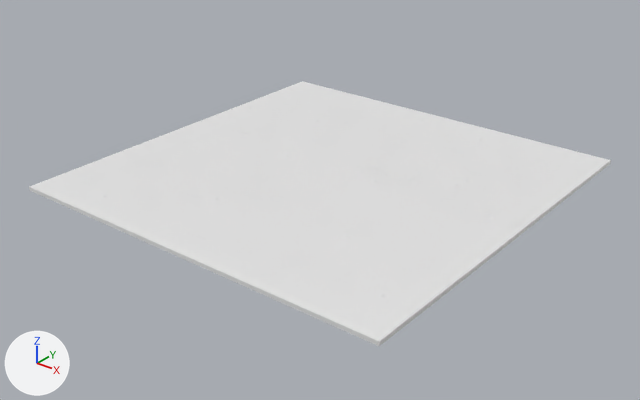
The FBX model Assets/Art/Models/SH10_L07_Floor.fbx as it was, and as the next commit left it.
Rendered twice from a 50 mm lens placed at (24.1, -30.9, 17.5), pointed at (0.3, -1.1, -1.0). Lighting does not change. The marker at lower left points along +X, +Y and +Z. The picture after the commit comes second.

Names of what the first picture shows: 'SH10_L07_Floor'.
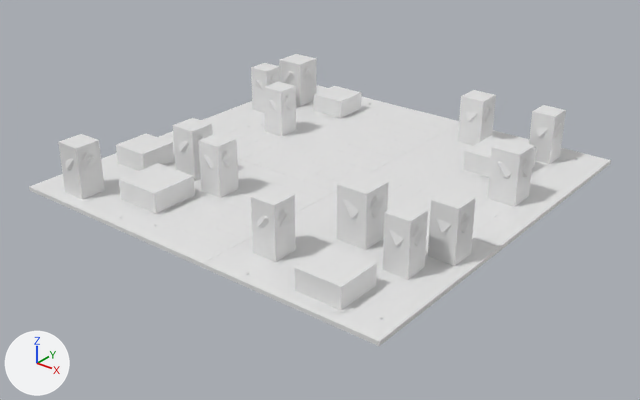
Boxes [x1, y1, x2, y2] around the edits, measured in the pictures (640 x 400 px):
'SH10_L07_Floor_Blockers', added: after [58, 54, 566, 310]
'SH10_L07_Floor_Obstacles', added: after [65, 67, 562, 313]
    faces in mat_sh10_l07_floor_leaves (white #e7e7e7): [65, 75, 562, 233]
    faces in mat_sh10_l07_floor_leaves2 (white #e7e7e7): [257, 67, 492, 246]
    faces in mat_sh10_l07_floor_wetsand (white #e7e7e7): [123, 107, 540, 313]
    faces in mat_sh10_l07_floor_shallow (white #e7e7e7): [121, 111, 535, 305]

Edits to the bpy script that builds the scene:
```text
Add mat_sh10_l07_floor_blocker:
    mat_sh10_l07_floor_blocker = principled_material('SH10_L07_Floor_Blocker')
    mat_sh10_l07_floor_blocker.base_color = (0.8, 0.8, 0.8)  # white #e7e7e7
Add mat_sh10_l07_floor_leaves:
    mat_sh10_l07_floor_leaves = principled_material('SH10_L07_Floor_Leaves')
    mat_sh10_l07_floor_leaves.base_color = (0.8, 0.8, 0.8)  # white #e7e7e7
Add mat_sh10_l07_floor_leaves2:
    mat_sh10_l07_floor_leaves2 = principled_material('SH10_L07_Floor_Leaves2')
    mat_sh10_l07_floor_leaves2.base_color = (0.8, 0.8, 0.8)  # white #e7e7e7
Add me_cube_457:
    me_cube_457.from_pydata(...)  # 144 vertices, 108 faces; spans x -9.0..9.4, y -9.3..8.8, z 0.0..2.5
    me_cube_457.materials.append(mat_sh10_l07_floor_blocker)  # white #e7e7e7
Add me_rim_005:
    me_rim_005.from_pydata(...)  # 588 vertices, 634 faces; spans x -9.1..9.5, y -9.7..8.9, z 0.0..2.5
    # faces by material slot: [5, 5, 104, 360, 160]
    me_rim_005.materials.append(mat_sh10_l07_floor_wetsand)  # white #e7e7e7
    me_rim_005.materials.append(mat_sh10_l07_floor_shallow)  # white #e7e7e7
    me_rim_005.materials.append(mat_sh10_l07_floor_foam)  # white #e7e7e7
    me_rim_005.materials.append(mat_sh10_l07_floor_leaves)  # white #e7e7e7
    me_rim_005.materials.append(mat_sh10_l07_floor_leaves2)  # white #e7e7e7
Add ob_sh10_l07_floor_blockers:
    ob_sh10_l07_floor_blockers = bpy.data.objects.new('SH10_L07_Floor_Blockers', me_cube_457)
    ob_sh10_l07_floor_blockers.location = (0.0, 0.0, 0.0)
Add ob_sh10_l07_floor_obstacles:
    ob_sh10_l07_floor_obstacles = bpy.data.objects.new('SH10_L07_Floor_Obstacles', me_rim_005)
    ob_sh10_l07_floor_obstacles.location = (0.0, 0.0, 0.0)
```
